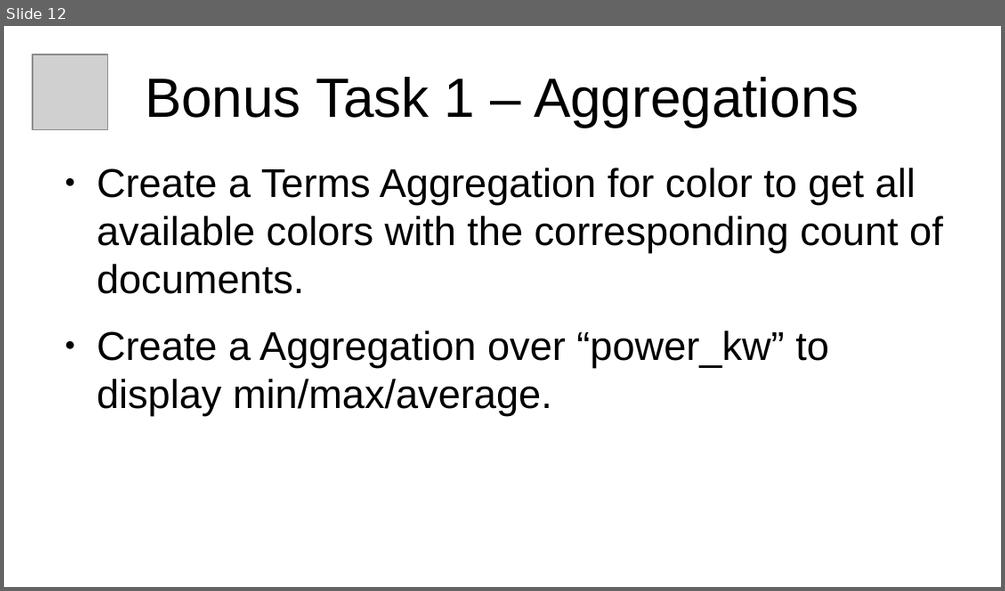
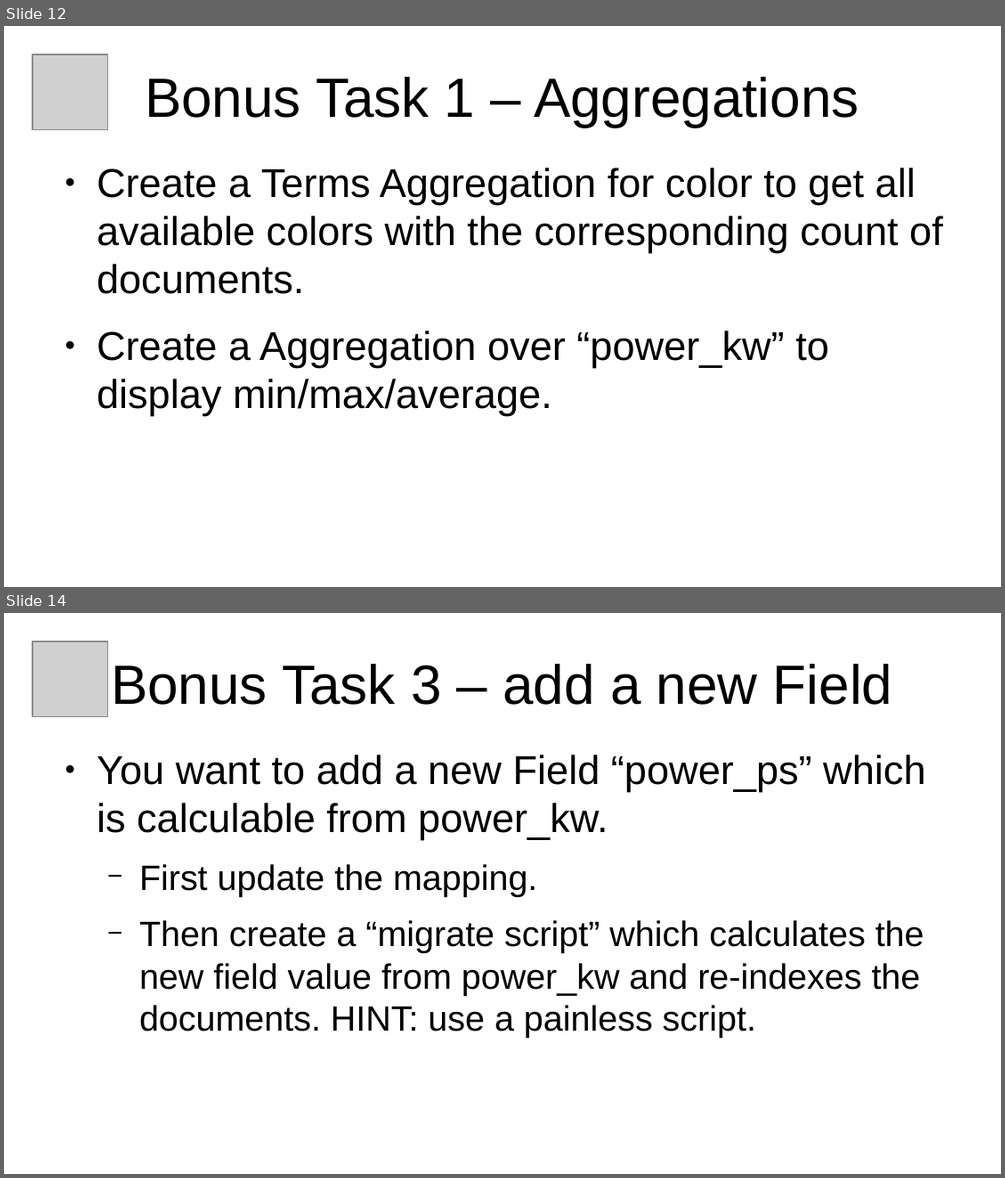
Before and after one commit to xtermi2/elasticsearch_training, a slide deck: elasticsearch_101_v2.odp. Shown one above the other, each under a label of ours: slide 12 before the commit, slides 12 and 14 after it; the slides between them are not shown. The pictures are 1005x591 and 1005x1178 pixels, drawn with LibreOffice and Linux fonts; fonts in the diff are those of the drawing; grey boxes stand for pictures. Boxes give left, top, right and bottom in pixels: in the first picture for what was removed or moved away, otherwise in the second. Text is boxed around its words. In the diff, an @@ line names an element or a change of style, - is before the commit and + after.

Commit message:
bonus task 2-3: function score + migration script/painless

```diff
--- a/elasticsearch_101_v2.odp
+++ b/elasticsearch_101_v2.odp
@@ slide 14 added at bbox=[4, 613, 1001, 1174], background #FFFFFF @@
@@ picture added at bbox=[32, 641, 107, 716] @@
@@ title added at bbox=[111, 664, 892, 705], 44 pt, text #000000 @@
+Bonus Task 3 – add a new Field
@@ text added at bbox=[97, 755, 925, 1038], 28 pt, text #000000 @@
+● You want to add a new Field “power_ps” which is calculable from power_kw.
+  − First update the mapping.
+  − Then create a “migrate script” which calculates the new field value from power_kw and re-indexes the documents. HINT: use a painless script.
```
Also in this commit, not shown: 1 other slide added, 3 other files.
